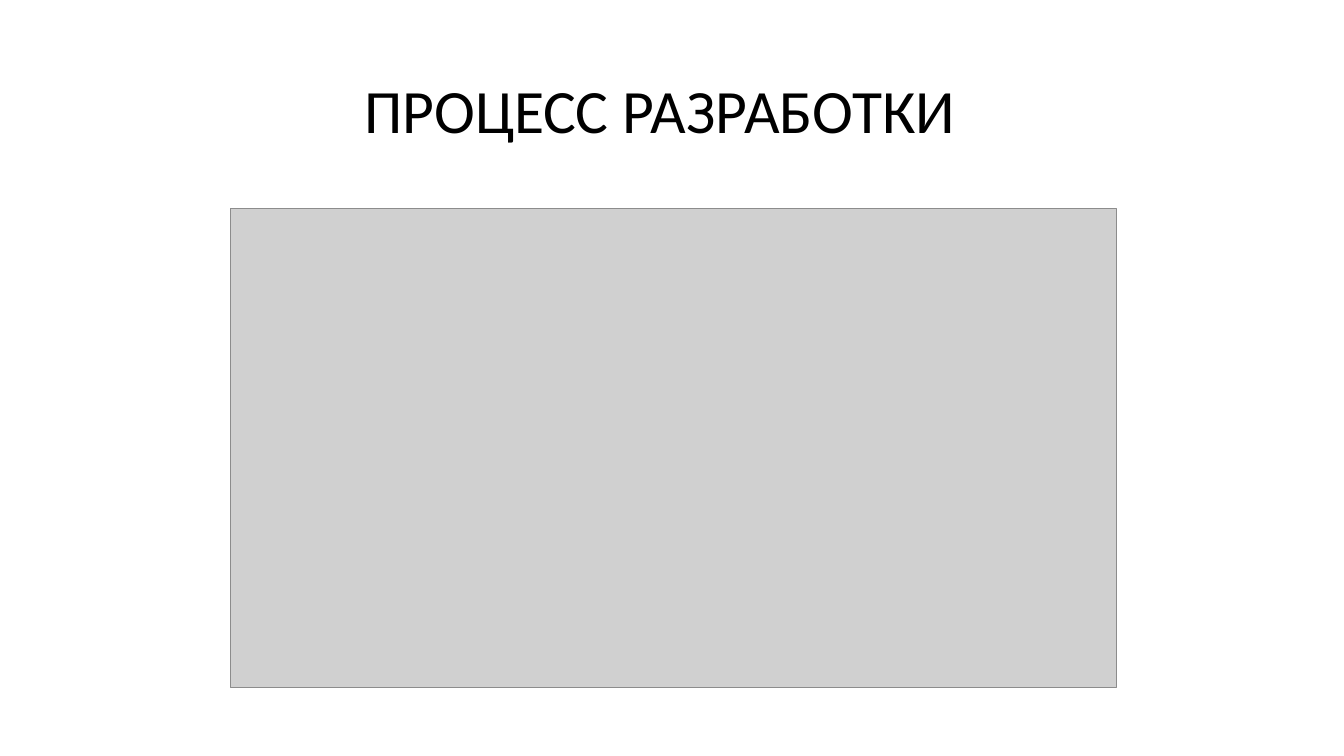
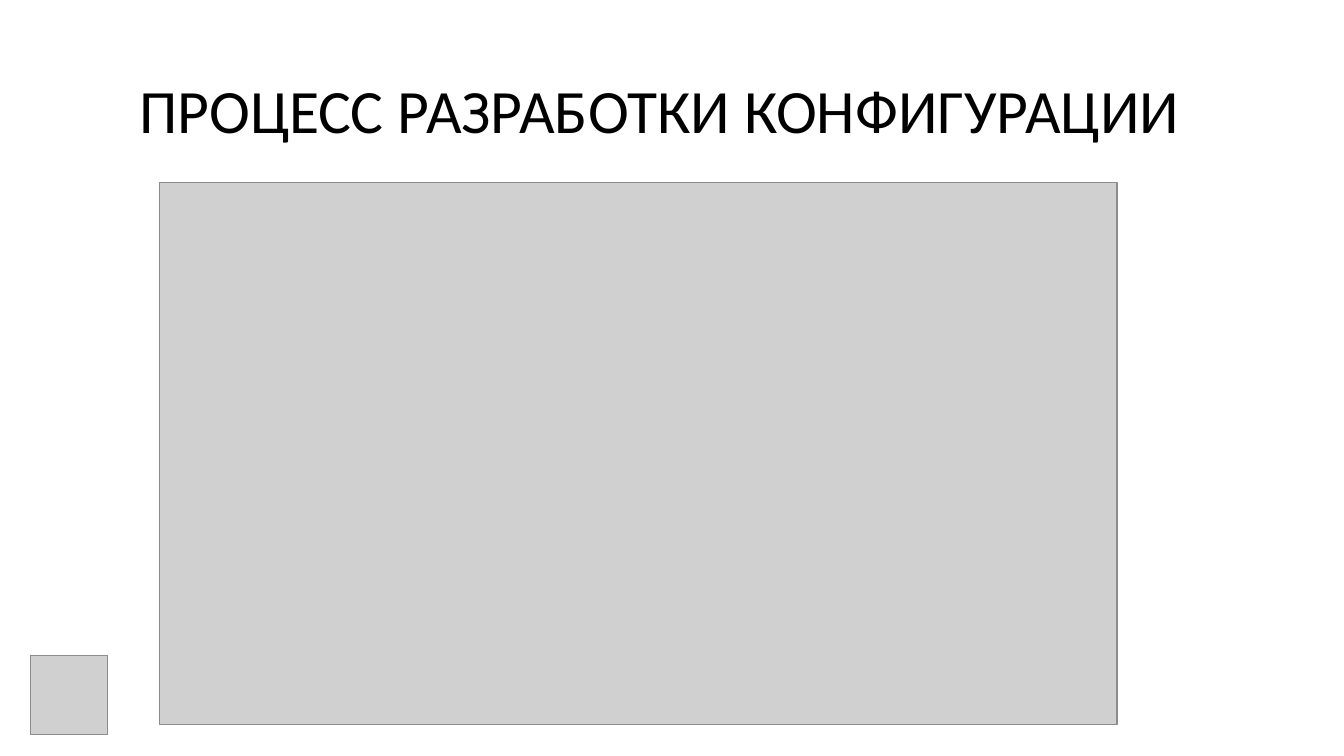
Before and after one commit to joyzen0/VKR, a slide deck: slide 8 of ВКР/Ерохин_ВКР.pptx. Drawn at 1344x756 pixels with LibreOffice and Linux fonts; fonts in the diff are those of the drawing; grey boxes stand for pictures. Boxes give left, top, right and bottom in pixels: in the first picture for what was removed or moved away, otherwise in the second. Text is boxed around its words. In the diff, an @@ line names an element or a change of style, - is before the commit and + after.

```diff
--- a/ВКР/Ерохин_ВКР.pptx
+++ b/ВКР/Ерохин_ВКР.pptx
@@ title at [140, 91, 1179, 143]: text changed @@
-ПРОЦЕСС РАЗРАБОТКИ
+ПРОЦЕСС РАЗРАБОТКИ КОНФИГУРАЦИИ
@@ picture: place and size @@
-picture at [231, 209, 1117, 689]
+picture at [159, 182, 1117, 725]
@@ picture added at [30, 655, 108, 735] @@
```
Also in this commit, not shown: 6 other slides changed, 4 slides added, 2 slides removed, 3 other files.
